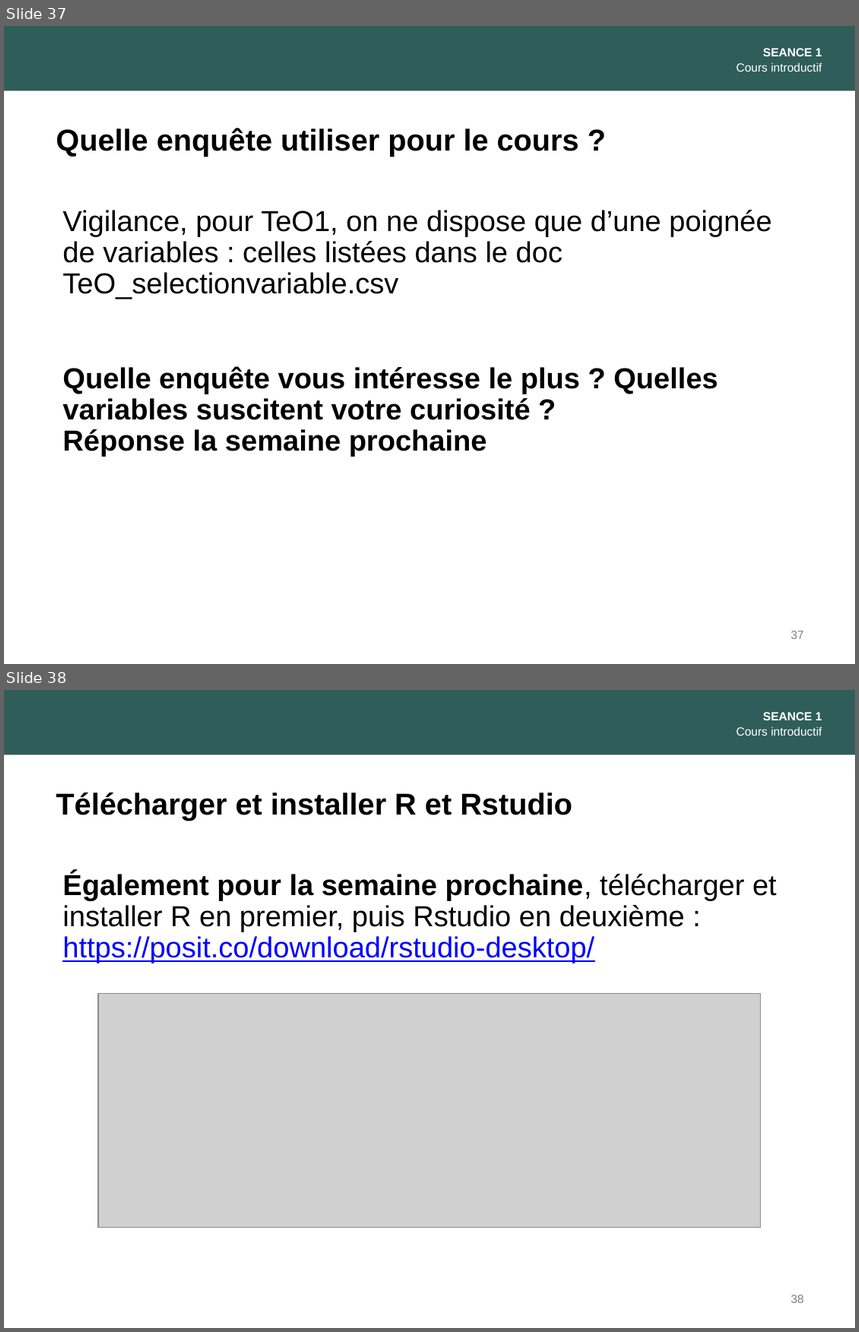
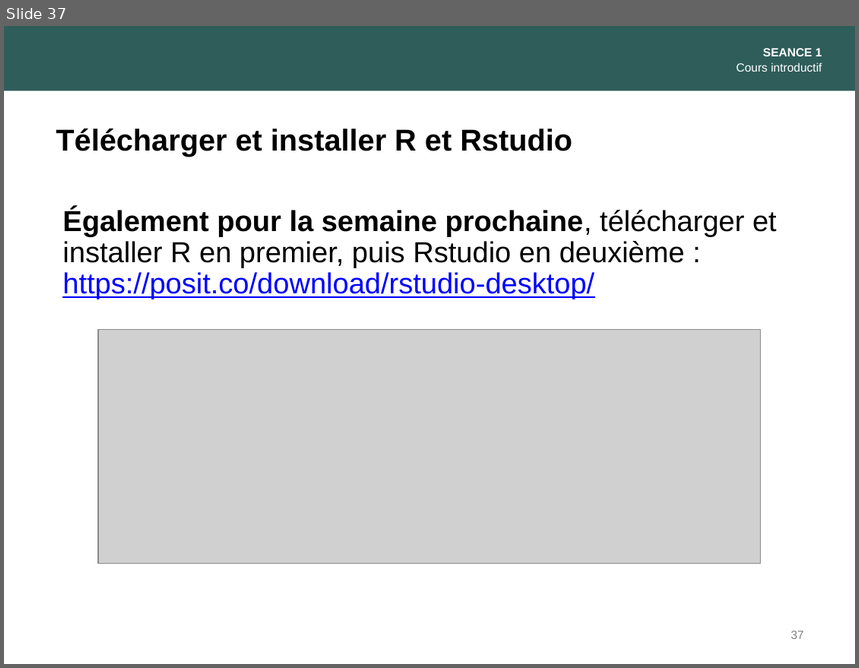
Before and after one commit to alextranslatus/MQSS, a slide deck: slides/1. Intro Partie I.pptx. Shown one above the other, each under a label of ours: slides 37 and 38 before the commit, slide 37 after it. The pictures are 859x1332 and 859x668 pixels, drawn with LibreOffice and Linux fonts; fonts in the diff are those of the drawing; grey boxes stand for pictures. Boxes give left, top, right and bottom in pixels: in the first picture for what was removed or moved away, otherwise in the second. Text is boxed around its words. In the diff, an @@ line names an element or a change of style, - is before the commit and + after.

```diff
--- a/slides/1. Intro Partie I.pptx
+++ b/slides/1. Intro Partie I.pptx
@@ slide 37 removed at [4, 26, 855, 664], background #FFFFFF @@
@@ rectangle removed at [4, 26, 855, 91] @@
@@ text removed at [737, 48, 823, 72] @@
-SEANCE 1
-Cours introductif
@@ text removed at [56, 128, 579, 157] @@
-Quelle enquête utiliser pour le cours ?
@@ text removed at [63, 210, 772, 457] @@
-Vigilance, pour TeO1, on ne dispose que d’une poignée de variables : celles listées dans le doc TeO_selectionvariable.csv
-Quelle enquête vous intéresse le plus ? Quelles variables suscitent votre curiosité ?
-Réponse la semaine prochaine
@@ page number removed at [791, 631, 804, 639] @@
-37
@@ what was slide 38 is now slide 37 @@
@@ page number at [791, 631, 804, 639]: text changed @@
-38
+37
```
Also in this commit, not shown: 3 slides changed, 11 other files.
